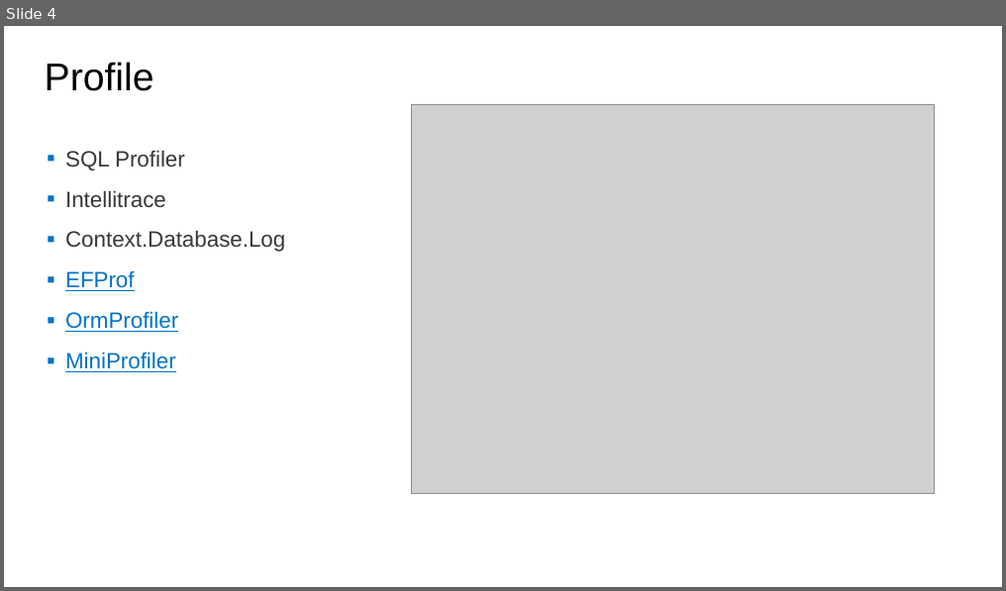
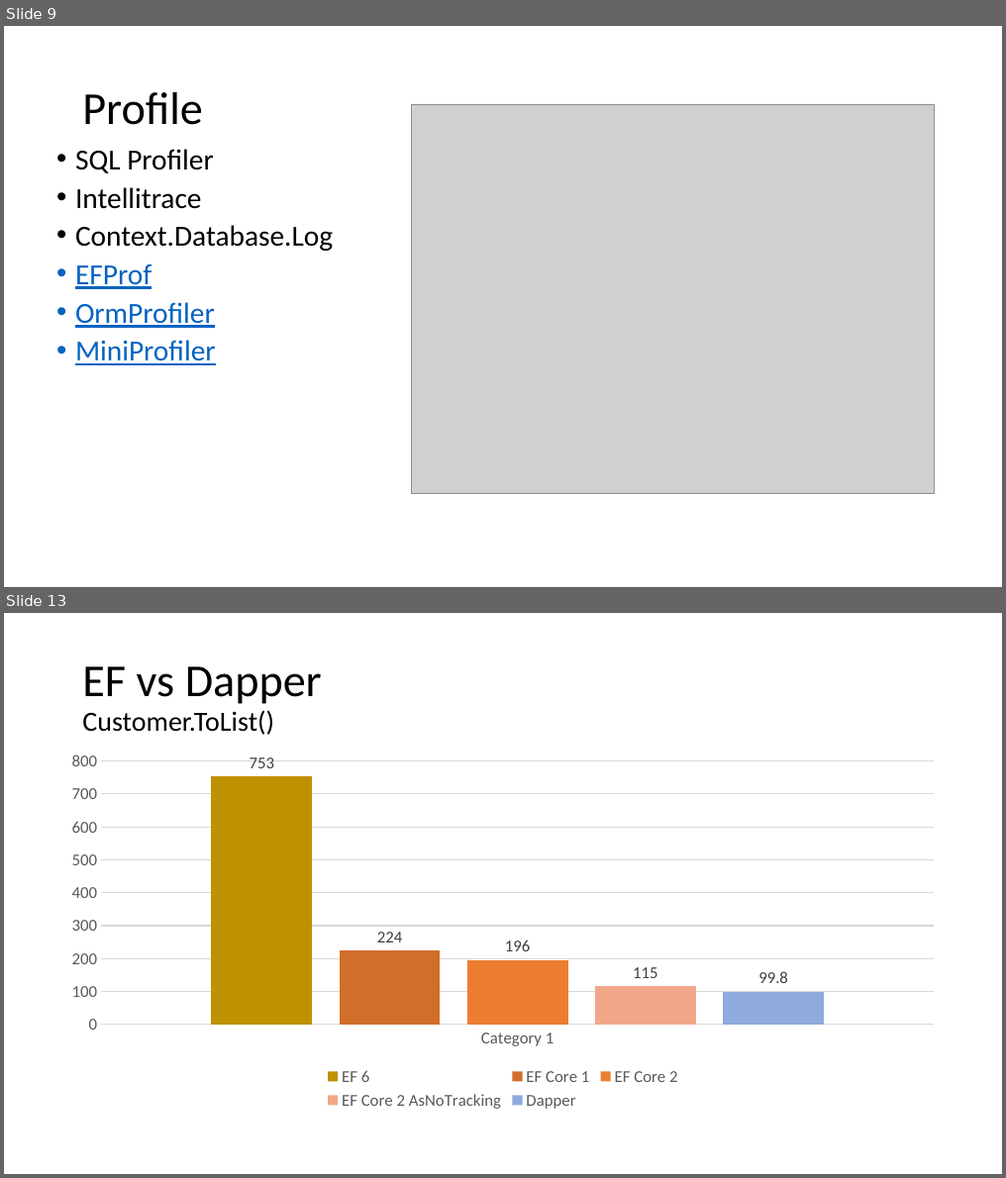
Before and after one commit to jwooley/RecipeWebApi, a slide deck: EFPerf.pptx. Shown one above the other, each under a label of ours: slide 4 before the commit, slides 9 and 13 after it; the slides between them are not shown. The pictures are 1006x591 and 1006x1178 pixels, drawn with LibreOffice and Linux fonts; fonts in the diff are those of the drawing; grey boxes stand for pictures. Boxes give left, top, right and bottom in pixels: in the first picture for what was removed or moved away, otherwise in the second. Text is boxed around its words. In the diff, an @@ line names an element or a change of style, - is before the commit and + after.

Commit message:
Adding EF Core parts to slide deck.

```diff
--- a/EFPerf.pptx
+++ b/EFPerf.pptx
@@ slide 13 added at [4,613,1002,1174], background #FFFFFF @@
@@ title added at [82,666,322,735], 20 pt, text #000000 @@
+EF vs Dapper
+Customer.ToList()
@@ column chart added at [54,744,952,1114] @@
+categories: Category 1
+EF 6: 753
+EF Core 1: 224
+EF Core 2: 196
+EF Core 2 AsNoTracking: 115
+Dapper: 99.8
@@ what was slide 4 is now slide 9 @@
@@ slide 9 changed as well @@
@@ title "Profile": place and size @@
-title "Profile" at [45,62,154,91]
+title "Profile" at [82,92,202,125]
@@ title "Profile" at [82,92,202,125]: size 28 to 33 pt, font Arial to Calibri; vertical alignment top to middle @@
@@ text "SQL Profiler" at [75,149,333,366]: size 16 to 21 pt, font Arial to Calibri; text colour #373737 to #000000 in "SQL Profiler", "Intellitrace", "Context.Database.Log"; text colour #0072C8 to #0563C1 in "EFProf", "OrmProfiler", "MiniProfiler"; bullet ▪ to •; line spacing 0.9 to 0.8; less space between paragraphs @@
```
Also in this commit, not shown: 13 other slides changed, 5 other slides added, 1 slide removed.
